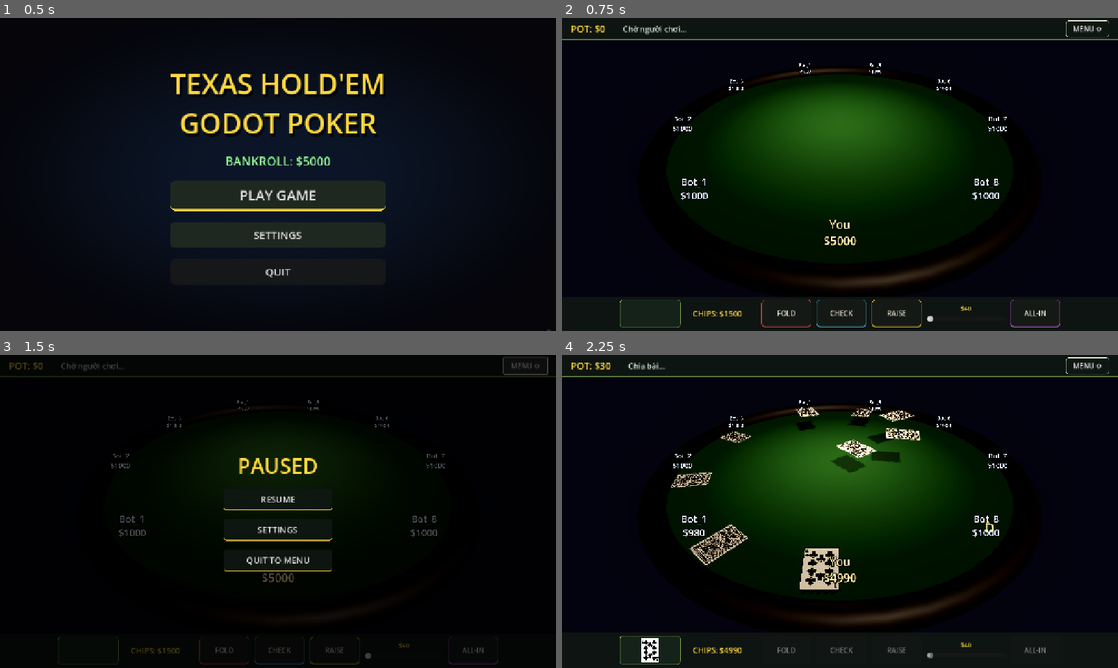
Above: before the commit, frames 1-4 (two rows, left to right).
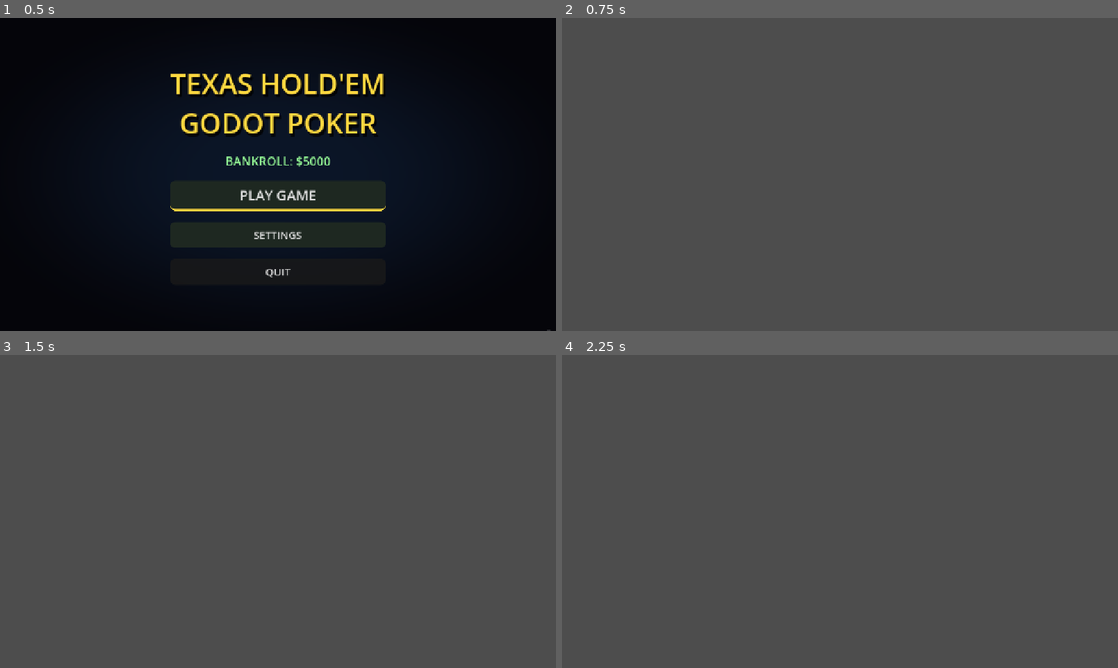
Above: after the commit, the same moments.

Repository: Johnhandsome/poker-godot
Game: Godot game, scene res://scenes/MainMenu.tscn
Two runs of this game, one before a commit and one after it. Both use one fixed random seed, a clock stepped at 60 frames per second and the inputs below.
Inputs (mouse positions are in pixels of both pictures, inside the frame that each line leads up to):
- Up to frame 1 (0.5 s): no input
- Up to frame 2 (0.75 s): click "PLAY GAME" at 0.5 s
- Up to frame 3 (1.5 s): click (528, 364) at 1.25 s, where only the run before the commit has a clickable "MENU ⚙️"
- Up to frame 4 (2.25 s): click (840, 498) at 2 s, where only the run before the commit has a clickable "RESUME"

Frame 1 is identical in both runs. In frame 2, 100% of the frame differs, in the area x 0-100%, y 0-100%; in frame 3, 100%; in frame 4, 100%.
Error after the commit: Parse Error: Variable "btn_all_in" has the same name as a previously declared variable. (res://scripts/main.gd:15)

Commit message:
feat: Implement AI memory for human bluff factor, add configurable bot count, and introduce an in-game log UI.

Diff:
--- a/scripts/core/game_manager.gd
+++ b/scripts/core/game_manager.gd
@@ -45,6 +45,9 @@
 var current_player_index: int = 0
 var last_aggressor_index: int = 0
 
+# Track memory for AI
+var human_bluff_factor: float = 0.5 # Range 0.0 to 2.0. Base 0.5. Higher means Human bluffs more often.
+
 var deck: Deck
 var pot_manager: PotManager
 var community_cards: Array[Card] = []
@@ -244,6 +247,15 @@
 
 	if active_players.size() == 1:
 		# Everyone else folded
+		if active_players[0] == "You":
+			# Human forced everyone else to fold. Might be a bluff.
+			human_bluff_factor += 0.1
+			human_bluff_factor = min(human_bluff_factor, 2.0)
+		else:
+			# Bot won by forcing Human to fold, slightly reduces bluff expectation
+			human_bluff_factor -= 0.05
+			human_bluff_factor = max(human_bluff_factor, 0.0)
+
 		_change_state(GameState.SHOWDOWN)
 		_handle_showdown()
 		return
@@ -303,6 +315,17 @@
 
 		emit_signal("hand_evaluated", player_results)
 
+		# Update Human bluff factor based on showdown
+		if player_results.has("You"):
+			var human_res = player_results["You"]
+			# If human went to showdown with a weak hand (High Card or weak Pair), they are bluffing/loose
+			if human_res.rank <= HandEvaluator.HandRank.PAIR:
+				human_bluff_factor += 0.2
+			# If human went to showdown with a strong hand (Three of a Kind+), they are playing solid
+			elif human_res.rank >= HandEvaluator.HandRank.THREE_OF_A_KIND:
+				human_bluff_factor -= 0.15
+			human_bluff_factor = clamp(human_bluff_factor, 0.0, 2.0)
+
 	_change_state(GameState.DISTRIBUTING_POTS)
 
 	var payouts = pot_manager.distribute_pots(player_results)
--- a/scripts/core/settings_manager.gd
+++ b/scripts/core/settings_manager.gd
@@ -8,6 +8,7 @@
 var sfx_volume: float = 1.0
 var bgm_volume: float = 0.5
 var fast_bot_mode: bool = false
+var num_bots: int = 4
 
 func _ready() -> void:
 	load_settings()
@@ -17,7 +18,8 @@
 		"master_volume": master_volume,
 		"sfx_volume": sfx_volume,
 		"bgm_volume": bgm_volume,
-		"fast_bot_mode": fast_bot_mode
+		"fast_bot_mode": fast_bot_mode,
+		"num_bots": num_bots
 	}
 
 	var file = FileAccess.open(SAVE_PATH, FileAccess.WRITE)
@@ -42,6 +44,7 @@
 				if data.has("sfx_volume"): sfx_volume = data["sfx_volume"]
 				if data.has("bgm_volume"): bgm_volume = data["bgm_volume"]
 				if data.has("fast_bot_mode"): fast_bot_mode = data["fast_bot_mode"]
+				if data.has("num_bots"): num_bots = int(data["num_bots"])
 		file.close()
 
 func apply_and_save() -> void:
--- a/scripts/main.gd
+++ b/scripts/main.gd
@@ -12,9 +12,14 @@
 var btn_call_check: Button
 var btn_raise: Button
 var btn_all_in: Button
+var btn_all_in: Button
 var raise_slider: HSlider
 var raise_value_label: Label
 var card_display: HBoxContainer  # 2D card display for human
+
+# --- LOG UI ---
+var log_vbox: VBoxContainer
+var log_scroll: ScrollContainer
 
 func _ready() -> void:
 	print("Poker Godot 3D - Bắt đầu khởi tạo...")
@@ -54,9 +59,11 @@
 		gm.state_changed.connect(_on_state_changed)
 		gm.action_received.connect(_on_action_received)
 		gm.player_turn_started.connect(_on_player_turn)
+		gm.player_turn_started.connect(_on_player_turn)
 		gm.community_cards_changed.connect(_on_community_changed)
-		gm.winners_declared.connect(func(_p, _b): _update_chips_label())
+		gm.winners_declared.connect(_on_winners_declared_ui)
 		gm.game_over.connect(_on_game_over)
+		gm.game_message.connect(func(msg): _add_log_message("[color=white]" + msg + "[/color]"))
 
 	# 5. Kết nối signal card_drawn của human player (chờ 1 frame)
 	await get_tree().process_frame
@@ -259,6 +266,64 @@
 
 	btn_all_in = _create_action_button("ALL-IN", THEME_BTN_BORDER_ALLIN, "AllIn")
 	bottom_hbox.add_child(btn_all_in)
+
+	# ---- LOG PANEL (Góc trái giữa màn hình) ----
+	var log_panel = PanelContainer.new()
+	log_panel.set_anchors_preset(Control.PRESET_CENTER_LEFT)
+	log_panel.position = Vector2(20, -100) # Lệch lên trên thanh bottom bar
+	log_panel.custom_minimum_size = Vector2(300, 250)
+	log_panel.mouse_filter = Control.MOUSE_FILTER_IGNORE # Không chặn click
+
+	var log_style = StyleBoxFlat.new()
+	log_style.bg_color = Color(0.04, 0.06, 0.05, 0.7) # Rất trong suốt
+	log_style.corner_radius_top_left = 8
+	log_style.corner_radius_top_right = 8
+	log_style.corner_radius_bottom_left = 8
+	log_style.corner_radius_bottom_right = 8
+	log_style.border_width_left = 1
+	log_style.border_color = THEME_BORDER
+	log_panel.add_theme_stylebox_override("panel", log_style)
+	canvas.add_child(log_panel)
+
+	log_scroll = ScrollContainer.new()
+	log_scroll.horizontal_scroll_mode = ScrollContainer.SCROLL_MODE_DISABLED
+	log_scroll.mouse_filter = Control.MOUSE_FILTER_IGNORE
+	log_panel.add_child(log_scroll)
+
+	var margin_container = MarginContainer.new()
+	margin_container.add_theme_constant_override("margin_left", 10)
+	margin_container.add_theme_constant_override("margin_top", 10)
+	margin_container.add_theme_constant_override("margin_bottom", 10)
+	margin_container.size_flags_horizontal = Control.SIZE_EXPAND_FILL
+	log_scroll.add_child(margin_container)
+
+	log_vbox = VBoxContainer.new()
+	log_vbox.size_flags_horizontal = Control.SIZE_EXPAND_FILL
+	log_vbox.alignment = BoxContainer.ALIGNMENT_BOTTOM
+	margin_container.add_child(log_vbox)
+
+	# Kết nối signal nội bộ của ScrollBar để tự cuộn xuống cuối
+	log_scroll.get_v_scroll_bar().changed.connect(func():
+		log_scroll.scroll_vertical = int(log_scroll.get_v_scroll_bar().max_value)
+	)
+
+func _add_log_message(msg: String, is_important: bool = false) -> void:
+	if not log_vbox: return
+
+	var rt = RichTextLabel.new()
+	rt.bbcode_enabled = true
+	rt.text = msg
+	rt.fit_content = true
+	if is_important:
+		rt.add_theme_font_size_override("normal_font_size", 16)
+	else:
+		rt.add_theme_font_size_override("normal_font_size", 14)
+	rt.add_theme_color_override("default_color", Color(0.9, 0.9, 0.9, 0.9))
+
+	# Rắn giới hạn tối đa 30 dòng log để tránh lag memory rác
+	log_vbox.add_child(rt)
+	if log_vbox.get_child_count() > 30:
+		log_vbox.get_child(0).queue_free()
 
 func _add_action_button(parent: HBoxContainer, text: String, color: Color, action: String) -> void:
 	var btn = _create_action_button(text, color, action)
@@ -408,6 +473,14 @@
 		GameManager.GameState.ROUND_END:
 			state_label.text = "Kết thúc ván"
 
+	if new_state == GameManager.GameState.PREFLOP_BETTING \
+			or new_state == GameManager.GameState.FLOP_BETTING \
+			or new_state == GameManager.GameState.TURN_BETTING \
+			or new_state == GameManager.GameState.RIVER_BETTING:
+		_add_log_message("[color=#66ccff]--- Vòng Cược: " + state_label.text + " ---[/color]", true)
+	elif new_state == GameManager.GameState.SHOWDOWN:
+		_add_log_message("[color=#ffcc66]--- Lật Bài (Showdown) ---[/color]", true)
+
 	# Update trạng thái disable của nút khi chuyển state mới mà không phải lượt đánh
 	_set_action_buttons_disabled(true)
 
@@ -418,11 +491,23 @@
 	# Cập nhật chips human
 	_update_chips_label()
 
-func _on_action_received(_player_id: String, _action: int, _amount: int) -> void:
+func _on_action_received(player_id: String, action: int, amount: int) -> void:
 	var gm = get_node("/root/GameManager") if has_node("/root/GameManager") else null
 	if gm and pot_label:
 		pot_label.text = "POT: $" + str(gm.pot_manager.get_total_pot())
 	_update_chips_label()
+
+	var action_str = ""
+	var p_color = "yellow" if player_id == "You" else "lightblue"
+
+	match action:
+		GameManager.PlayerAction.FOLD: action_str = "[color=red]vừa úp bài (Fold)[/color]"
+		GameManager.PlayerAction.CHECK: action_str = "[color=gray]vừa Check[/color]"
+		GameManager.PlayerAction.CALL: action_str = "[color=lightgreen]vừa theo (Call)[/color]"
+		GameManager.PlayerAction.RAISE: action_str = "[color=orange]vừa Raise ($" + str(amount) + ")[/color]"
+		GameManager.PlayerAction.ALL_IN: action_str = "[color=magenta]vừa ALL-IN ($" + str(amount) + ")[/color]"
+
+	_add_log_message("[color=" + p_color + "]" + player_id + "[/color] " + action_str)
 
 func _on_player_turn(player_id: String) -> void:
 	if not turn_label:
@@ -472,6 +557,15 @@
 			if !p.is_ai:
 				chips_label.text = "CHIPS: $" + str(p.chips)
 				break
+
+func _on_winners_declared_ui(payouts: Dictionary, best_cards: Dictionary) -> void:
+	_update_chips_label()
+
+	for pid in payouts:
+		var amt = payouts[pid]
+		if amt > 0:
+			var p_color = "yellow" if pid == "You" else "lightblue"
+			_add_log_message("[color=" + p_color + "]" + pid + "[/color] thắng [color=gold]$" + str(amt) + "[/color]!")
 
 func _on_human_card_drawn(card: Card) -> void:
 	if not card_display:
@@ -685,6 +779,24 @@
 	fast_box.add_child(fast_check)
 	vbox.add_child(fast_box)
 
+	# Bot Count
+	var bot_box = HBoxContainer.new()
+	bot_box.alignment = BoxContainer.ALIGNMENT_CENTER
+	var bot_lbl = Label.new()
+	bot_lbl.text = "Opponents: 4"
+	bot_lbl.custom_minimum_size = Vector2(120, 0)
+	var bot_slider = HSlider.new()
+	bot_slider.custom_minimum_size = Vector2(200, 30)
+	bot_slider.min_value = 1
+	bot_slider.max_value = 8
+	bot_slider.step = 1
+	if sm:
+		bot_slider.value = sm.num_bots
+		bot_lbl.text = "Opponents: " + str(sm.num_bots)
+	bot_box.add_child(bot_lbl)
+	bot_box.add_child(bot_slider)
+	vbox.add_child(bot_box)
+
 	if sm:
 		var update_audio = func():
 			sm.master_volume = master_slider.value
@@ -709,6 +821,13 @@
 
 		fast_check.toggled.connect(func(pressed):
 			sm.fast_bot_mode = pressed
+			sm.apply_and_save()
+		)
+
+		# Important note: Changing opponents in-game won't take effect until next launch/reset
+		bot_slider.value_changed.connect(func(val):
+			sm.num_bots = int(val)
+			bot_lbl.text = "Opponents: " + str(sm.num_bots)
 			sm.apply_and_save()
 		)
 
--- a/scripts/players/ai_bot.gd
+++ b/scripts/players/ai_bot.gd
@@ -60,8 +60,6 @@
 			willingness += 0.1 # Dễ call nhưng ít raise
 		Personality.TIGHT_PASSIVE:
 			willingness -= 0.1 # Kén chọn bài
-		Personality.TIGHT_AGGRESSIVE:
-			willingness -= 0.05 # Rất kén bài, nhưng bài xịn là raise mạnh
 
 	willingness = clamp(willingness, 0.0, 1.0)
 
@@ -69,6 +67,26 @@
 	var total_pot = game_manager.pot_manager.get_total_pot()
 	# pot_odds là "Tỷ lệ tiền phải bỏ ra so với tổng tiền sẽ lấy được nếu thắng"
 	var pot_odds = float(amount_to_call) / max(1.0, float(total_pot + amount_to_call))
+
+	# ----- AI MEMORY MODULE -----
+	# Nếu người đang Raise/Bet tạo ra áp lực (last_aggressor) là Human,
+	# Bot sẽ dùng trí nhớ của mình để đánh giá thái độ.
+	if amount_to_call > 0 and game_manager.active_players.size() > game_manager.last_aggressor_index:
+		var aggressor_id = game_manager.active_players[game_manager.last_aggressor_index]
+		if aggressor_id == "You":
+			# Nếu đối phương là Human, check bluff factor (0.5 là trung bình)
+			# Factor càng cao (tức người chơi hay Tố láo), Bot càng dễ chịu Call
+			var bluff_factor = game_manager.human_bluff_factor
+
+			if bluff_factor > 0.8:
+				# Biết người chơi hay Bluff -> tăng phần trăm chấp nhận call/raise
+				willingness += (bluff_factor - 0.5) * 0.2
+			elif bluff_factor < 0.3:
+				# Người chơi đánh quá cẩn thận (chỉ show hand bài khủng)
+				# Bot sẽ phải nể sợ và giảm willingness
+				willingness -= 0.15
+
+	willingness = clamp(willingness, 0.0, 1.0)
 
 	var chosen_action = GameManager.PlayerAction.FOLD
 	var chosen_amount = 0
--- a/scripts/ui/main_menu.gd
+++ b/scripts/ui/main_menu.gd
@@ -287,6 +287,24 @@
 	fast_box.add_child(fast_check)
 	vbox.add_child(fast_box)
 
+	# Bot Count
+	var bot_box = HBoxContainer.new()
+	bot_box.alignment = BoxContainer.ALIGNMENT_CENTER
+	var bot_lbl = Label.new()
+	bot_lbl.text = "Opponents: 4"
+	bot_lbl.custom_minimum_size = Vector2(120, 0)
+	var bot_slider = HSlider.new()
+	bot_slider.custom_minimum_size = Vector2(200, 30)
+	bot_slider.min_value = 1
+	bot_slider.max_value = 8
+	bot_slider.step = 1
+	if sm:
+		bot_slider.value = sm.num_bots
+		bot_lbl.text = "Opponents: " + str(sm.num_bots)
+	bot_box.add_child(bot_lbl)
+	bot_box.add_child(bot_slider)
+	vbox.add_child(bot_box)
+
 	# Tín hiệu cập nhật
 	if sm:
 		var update_audio = func():
@@ -311,6 +329,12 @@
 
 		fast_check.toggled.connect(func(pressed):
 			sm.fast_bot_mode = pressed
+			sm.apply_and_save()
+		)
+
+		bot_slider.value_changed.connect(func(val):
+			sm.num_bots = int(val)
+			bot_lbl.text = "Opponents: " + str(sm.num_bots)
 			sm.apply_and_save()
 		)
 
--- a/scripts/visual/table_builder.gd
+++ b/scripts/visual/table_builder.gd
@@ -7,12 +7,19 @@
 
 # Tinh chỉnh thông số bàn
 var table_radius: float = 5.0
-var num_players: int = 9
+var num_players: int = 5 # Default is 5 (You + 4 bots)
 
 # Danh sách các điểm ngồi
 var seat_positions: Array[Vector3] = []
 
 func _ready() -> void:
+	# Đọc tùy chỉnh số lượng Bot từ Settings
+	var sm = get_node("/root/SettingsManager") if has_node("/root/SettingsManager") else null
+	if sm:
+		# num_players = human(1) + num_bots
+		num_players = 1 + sm.num_bots
+	num_players = clamp(num_players, 2, 9)
+
 	_setup_environment()
 	_setup_table()
 	_setup_lighting()
